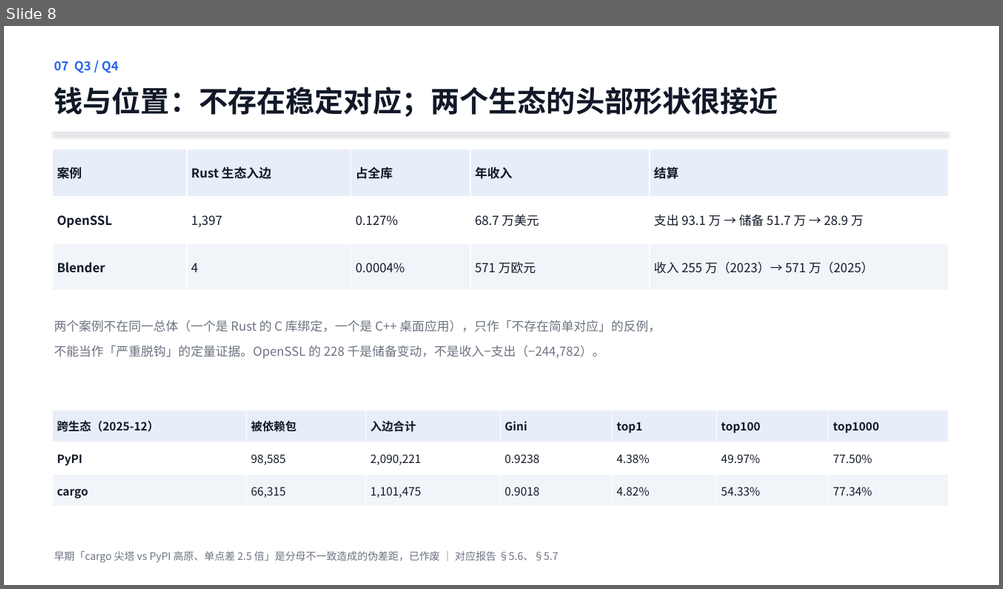
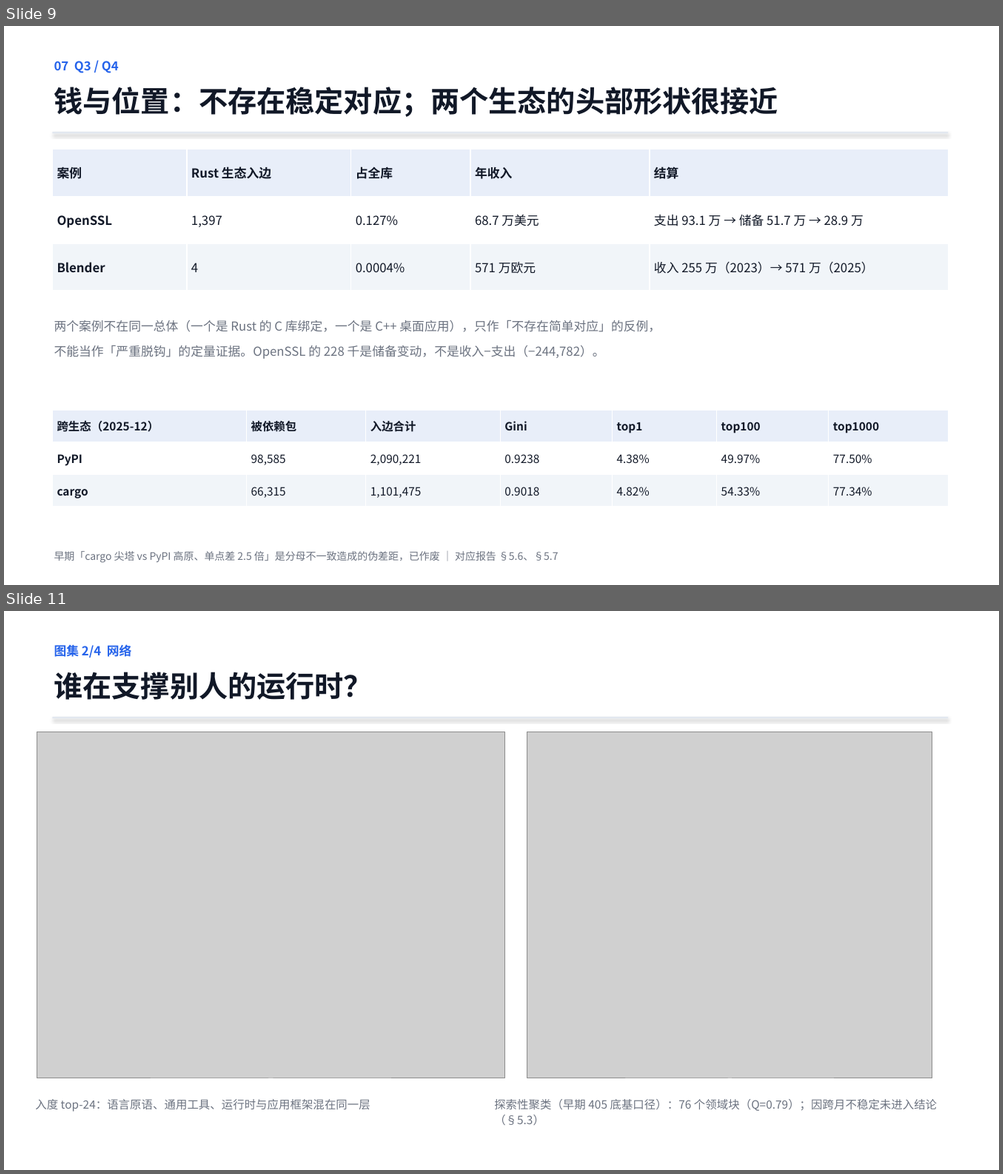
Before and after one commit to lzt-2077/opensource-infra-midterm, a slide deck: 中期展示.pptx. Shown one above the other, each under a label of ours: slide 8 before the commit, slides 9 and 11 after it; the slides between them are not shown. The pictures are 1003x589 and 1003x1174 pixels, drawn with LibreOffice and Linux fonts; fonts in the diff are those of the drawing; grey boxes stand for pictures. Boxes give left, top, right and bottom in pixels: in the first picture for what was removed or moved away, otherwise in the second. Text is boxed around its words. In the diff, an @@ line names an element or a change of style, - is before the commit and + after.

Commit message:
图集：5 张核心图 + 血缘图 + 领域分块 + 月度增量，PPT 扩到 14 页

```diff
--- a/中期展示.pptx
+++ b/中期展示.pptx
@@ slide 11 added at (4,611,999,1170), background #FFFFFF @@
@@ text added at (54,643,132,659), 12 pt, text #2563EB, bold @@
+图集 2/4 网络
@@ text added at (54,672,373,700), 28 pt, text #111827, bold @@
+谁在支撑别人的运行时？
@@ rectangle added at (53,717,948,718), fill #E2E8F0 @@
@@ picture added at (37,732,505,1079) @@
@@ picture added at (527,732,932,1079) @@
@@ text added at (35,1099,370,1112), 11 pt, text #6B7280 @@
+入度 top-24：语言原语、通用工具、运行时与应用框架混在同一层
@@ text added at (494,1099,936,1125), 11 pt, text #6B7280 @@
+探索性聚类（早期 405 底基口径）：76 个领域块（Q=0.79）；因跨月不稳定未进入结论（§5.3）
@@ what was slide 8 is now slide 9 @@
```
Also in this commit, not shown: 2 slides changed, 4 other slides added, 16 other files.
